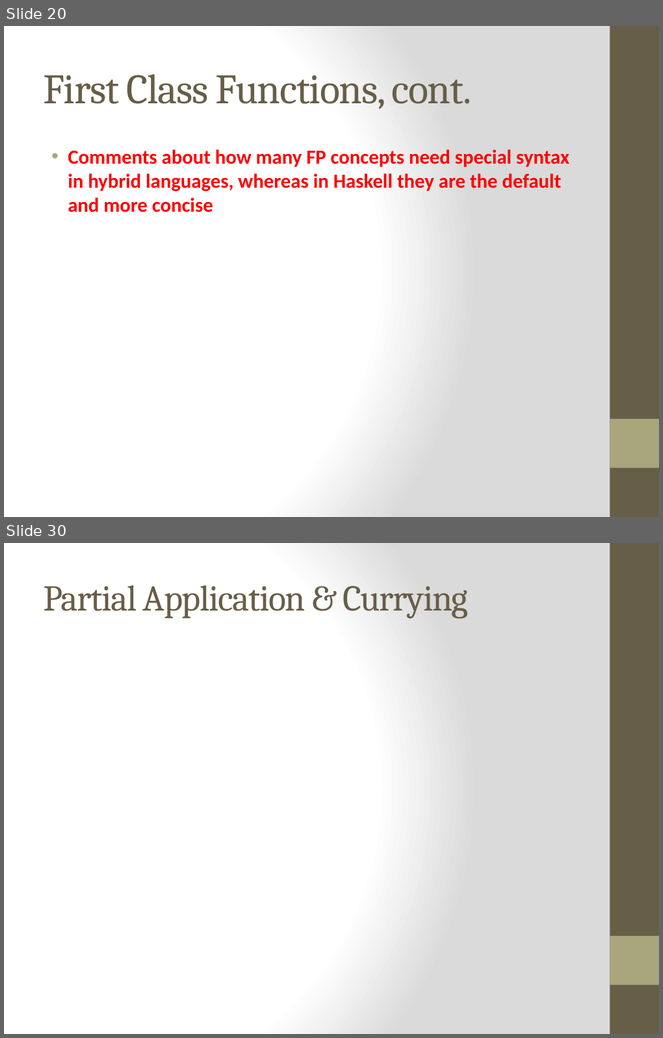
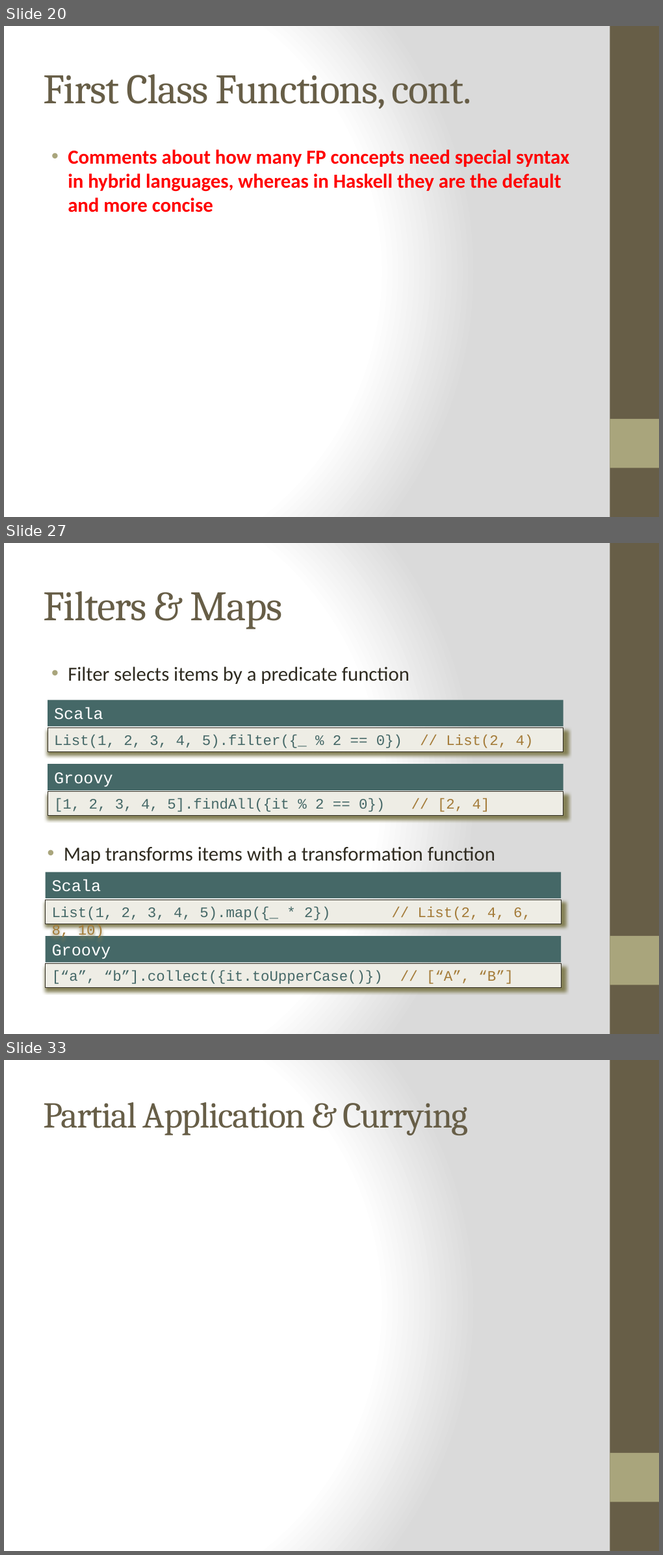
Before and after one commit to bjhartin/FoundationsOfFunctionalProgramming, a slide deck: FoundationsOfFunctionalProgramming.pptx. Shown one above the other, each under a label of ours: slides 20 and 30 before the commit, slides 20, 27 and 33 after it; the slides between them are not shown. The pictures are 663x1038 and 663x1555 pixels, drawn with LibreOffice and Linux fonts; fonts in the diff are those of the drawing. Boxes give left, top, right and bottom in pixels: in the first picture for what was removed or moved away, otherwise in the second. Text is boxed around its words. In the diff, an @@ line names an element or a change of style, - is before the commit and + after.

```diff
--- a/FoundationsOfFunctionalProgramming.pptx
+++ b/FoundationsOfFunctionalProgramming.pptx
@@ slide 27 added at [4, 543, 659, 1034], background gradient #FFFFFF to #DADADA; not listed: 2 template elements that a slide beside it also shows @@
@@ title added at [43, 591, 283, 629], 46 pt, text #675E47 @@
+Filters & Maps
@@ text added at [68, 667, 410, 684], 22 pt, text #2F2B20 @@
+• Filter selects items by a predicate function
@@ rectangle added at [48, 700, 564, 726], fill #456867, 18 pt, text #FFFFFF @@
+Scala
@@ rectangle added at [48, 728, 564, 752], fill #EEEDE5, outline #2F2B20 0.75 pt, 16 pt, text #456867 @@
+List(1, 2, 3, 4, 5).filter({_ % 2 == 0}) // List(2, 4)
@@ rectangle added at [48, 764, 564, 790], fill #456867, 18 pt, text #FFFFFF @@
+Groovy
@@ rectangle added at [48, 792, 564, 816], fill #EEEDE5, outline #2F2B20 0.75 pt, 16 pt, text #456867 @@
+[1, 2, 3, 4, 5].findAll({it % 2 == 0}) // [2, 4]
@@ text added at [64, 847, 495, 864], 22 pt, text #2F2B20 @@
+• Map transforms items with a transformation function
@@ rectangle added at [46, 873, 561, 899], fill #456867, 18 pt, text #FFFFFF @@
+Scala
@@ rectangle added at [46, 900, 561, 925], fill #EEEDE5, outline #2F2B20 0.75 pt, 16 pt, text #456867 @@
+List(1, 2, 3, 4, 5).map({_ * 2}) // List(2, 4, 6, 8, 10)
@@ rectangle added at [46, 936, 561, 962], fill #456867, 18 pt, text #FFFFFF @@
+Groovy
@@ rectangle added at [46, 964, 561, 988], fill #EEEDE5, outline #2F2B20 0.75 pt, 16 pt, text #456867 @@
+[“a”, “b”].collect({it.toUpperCase()}) // [“A”, “B”]
@@ what was slide 30 is now slide 33 @@
```
Also in this commit, not shown: 5 slides changed, 9 other slides added, 1 slide removed, 10 other files.
